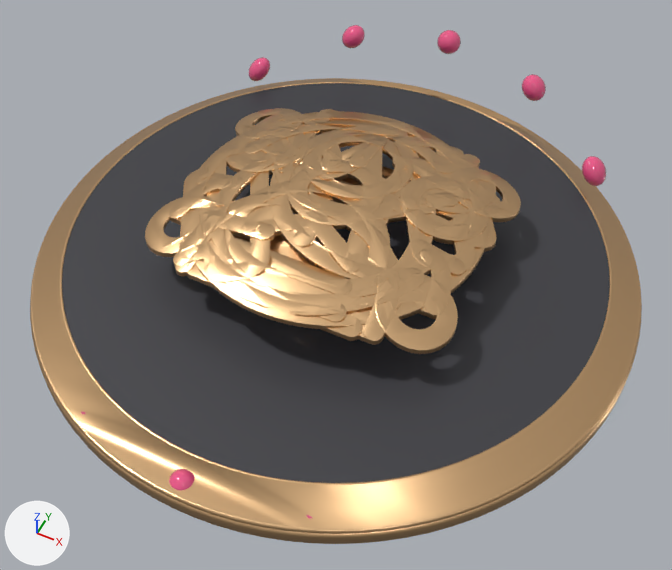
Before and after pictures for a commit that changed the glTF model FlexCoach/docs/badge-art/3d/medallion.glb.
Rendered twice from a camera (50 mm lens) standing at (0.485, -0.969, 1.174) and looking at (0.03, -0.06, 0.037). The axes (+X, +Y, +Z) are drawn at lower left. The lights are the same throughout. The picture after the commit comes second. Vertices at exactly the same position are counted once.

Names of what the first picture shows: 'border', 'enamel', 'mark_buddies', 'mark_cycles', 'mark_night_owl', 'mark_perfect_cycles', 'mark_plan_uses', 'mark_records', 'mark_streak', 'mark_workouts', 'plate', 'stones' and 2 more.
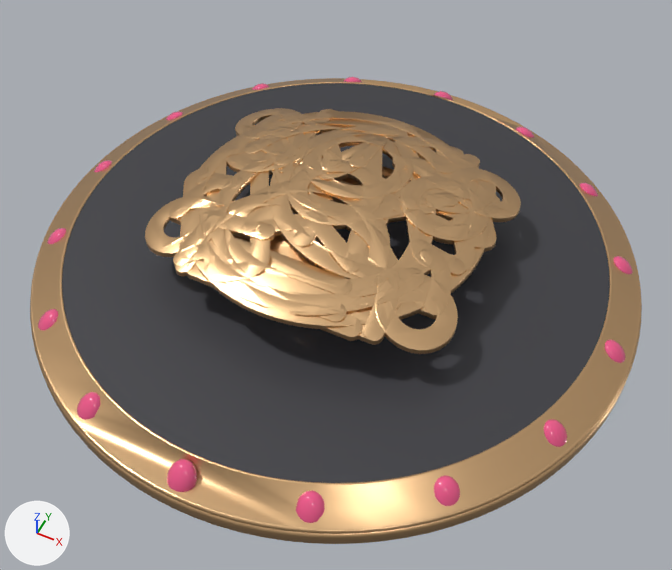
The change, as a list of edits to the scene's bpy script:
```text
Change me_sphere:
    remove me_sphere.from_pydata(...)  # 2912 vertices, 5760 faces; spans x -0.497..0.497, y -0.972..0.022, z -0.022..0.172
    add me_sphere.from_pydata(...)  # 2912 vertices, 5760 faces; spans x -0.497..0.497, y -0.497..0.497, z 0.011..0.062
    me_sphere part 1: the loose piece of 182 vertices spanning x -0.022..0.022, y -0.022..0.022, z 0.128..0.172 is multiplied about its middle by the matrix ((1.0, 0.0, 0.0), (0.0, 1.0, 0.0), (0.0, -0.57, 1.0)), then moved by (0.0, 0.475, -0.114)
    me_sphere part 2: the loose piece of 182 vertices spanning x 0.16..0.204, y -0.058..-0.014, z 0.107..0.152 is multiplied about its middle by the matrix ((1.0, 0.0, 0.0), (0.0, 1.0, 0.0), (0.0, -0.57, 1.0)), then moved by (0.0, 0.475, -0.093)
    me_sphere part 3: the loose piece of 182 vertices spanning x 0.314..0.358, y -0.161..-0.117, z 0.047..0.095 is multiplied about its middle by the matrix ((1.0, 0.0, 0.0), (0.0, 1.0, 0.0), (0.0, -0.57, 1.0)), then moved by (0.0, 0.475, -0.034)
    me_sphere part 4: the loose piece of 182 vertices spanning x 0.417..0.461, y -0.315..-0.271, z -0.022..0.022 is multiplied about its middle by the matrix ((1.0, 0.0, 0.0), (0.0, 1.0, 0.0), (-0.527, -0.218, 1.0)), then moved by (0.0, 0.475, 0.036)
    me_sphere part 5: the loose piece of 182 vertices spanning x 0.453..0.497, y -0.497..-0.453, z -0.022..0.022 is multiplied about its middle by the matrix ((1.0, 0.0, 0.0), (0.0, 1.0, 0.0), (-0.57, 0.0, 1.0)), then moved by (0.0, 0.475, 0.036)
    me_sphere part 6: the loose piece of 182 vertices spanning x 0.417..0.461, y -0.679..-0.635, z -0.022..0.022 is multiplied about its middle by the matrix ((1.0, 0.0, 0.0), (0.0, 1.0, 0.0), (-0.527, 0.218, 1.0)), then moved by (0.0, 0.475, 0.036)
    me_sphere part 7: the loose piece of 182 vertices spanning x 0.314..0.358, y -0.833..-0.789, z -0.022..0.022 is multiplied about its middle by the matrix ((1.0, 0.0, 0.0), (0.0, 1.0, 0.0), (-0.403, 0.403, 1.0)), then moved by (0.0, 0.475, 0.036)
    me_sphere part 8: the loose piece of 182 vertices spanning x 0.16..0.204, y -0.936..-0.892, z -0.022..0.022 is multiplied about its middle by the matrix ((1.0, 0.0, 0.0), (0.0, 1.0, 0.0), (-0.218, 0.526, 1.0)), then moved by (0.0, 0.475, 0.036)
    me_sphere part 9: the loose piece of 182 vertices spanning x -0.022..0.022, y -0.972..-0.928, z -0.022..0.022 is multiplied about its middle by the matrix ((1.0, 0.0, 0.0), (0.0, 1.0, 0.0), (0.0, 0.57, 1.0)), then moved by (0.0, 0.475, 0.036)
    me_sphere part 10: the loose piece of 182 vertices spanning x -0.204..-0.16, y -0.936..-0.892, z -0.022..0.022 is multiplied about its middle by the matrix ((1.0, 0.0, 0.0), (0.0, 1.0, 0.0), (0.218, 0.526, 1.0)), then moved by (0.0, 0.475, 0.036)
    me_sphere part 11: the loose piece of 182 vertices spanning x -0.358..-0.314, y -0.833..-0.789, z -0.022..0.022 is multiplied about its middle by the matrix ((1.0, 0.0, 0.0), (0.0, 1.0, 0.0), (0.403, 0.403, 1.0)), then moved by (0.0, 0.475, 0.036)
    me_sphere part 12: the loose piece of 182 vertices spanning x -0.461..-0.417, y -0.679..-0.635, z -0.022..0.022 is multiplied about its middle by the matrix ((1.0, 0.0, 0.0), (0.0, 1.0, 0.0), (0.527, 0.218, 1.0)), then moved by (0.0, 0.475, 0.036)
    me_sphere part 13: the loose piece of 182 vertices spanning x -0.497..-0.453, y -0.497..-0.453, z -0.022..0.022 is multiplied about its middle by the matrix ((1.0, 0.0, 0.0), (0.0, 1.0, 0.0), (0.57, 0.0, 1.0)), then moved by (0.0, 0.475, 0.036)
    me_sphere part 14: the loose piece of 182 vertices spanning x -0.461..-0.417, y -0.315..-0.271, z -0.022..0.022 is multiplied about its middle by the matrix ((1.0, 0.0, 0.0), (0.0, 1.0, 0.0), (0.527, -0.218, 1.0)), then moved by (0.0, 0.475, 0.036)
    me_sphere part 15: the loose piece of 182 vertices spanning x -0.358..-0.314, y -0.161..-0.117, z 0.047..0.095 is multiplied about its middle by the matrix ((1.0, 0.0, 0.0), (0.0, 1.0, 0.0), (0.0, -0.57, 1.0)), then moved by (0.0, 0.475, -0.034)
    me_sphere part 16: the loose piece of 182 vertices spanning x -0.204..-0.16, y -0.058..-0.014, z 0.107..0.152 is multiplied about its middle by the matrix ((1.0, 0.0, 0.0), (0.0, 1.0, 0.0), (0.0, -0.57, 1.0)), then moved by (0.0, 0.475, -0.093)
Change ob_stones:
    ob_stones.location: (0.0, 0.475, 0.022) -> (0.0, 0.0, 0.0)
```

What differs and where, as boxes [x1, y1, x2, y2] in the pictures (672 x 570 px; the box of a moved part takes in the faces that stretch with it):
'stones', reshaped, moved: before [81, 25, 606, 519]; after [38, 77, 633, 523]
part 1 of me_sphere, moved or reshaped: before [437, 30, 461, 54]; after [434, 91, 454, 101]
part 2 of me_sphere, moved or reshaped: before [522, 74, 546, 101]; after [516, 127, 535, 138]
part 3 of me_sphere, moved or reshaped: before [582, 156, 606, 186]; after [580, 183, 598, 196]
part 4 of me_sphere, moved or reshaped (not visible before): after [614, 256, 633, 274]
part 5 of me_sphere, moved or reshaped (not visible before): after [605, 340, 626, 363]
part 6 of me_sphere, moved or reshaped (not visible before): after [544, 419, 567, 447]
part 7 of me_sphere, moved or reshaped (not visible before): after [434, 475, 460, 506]
part 8 of me_sphere, moved or reshaped (not visible before): after [296, 490, 325, 523]
part 9 of me_sphere, moved or reshaped: before [169, 468, 195, 490]; after [167, 459, 197, 492]
part 10 of me_sphere, moved or reshaped (not visible before): after [77, 392, 100, 420]
part 11 of me_sphere, moved or reshaped (not visible before): after [38, 309, 58, 330]
part 12 of me_sphere, moved or reshaped (not visible before): after [47, 228, 66, 244]
part 13 of me_sphere, moved or reshaped (not visible before): after [94, 160, 112, 172]
part 14 of me_sphere, moved or reshaped (not visible before): after [166, 111, 183, 120]
part 15 of me_sphere, moved or reshaped: before [248, 57, 270, 81]; after [252, 83, 269, 90]
part 16 of me_sphere, moved or reshaped: before [342, 25, 365, 48]; after [344, 77, 362, 83]
